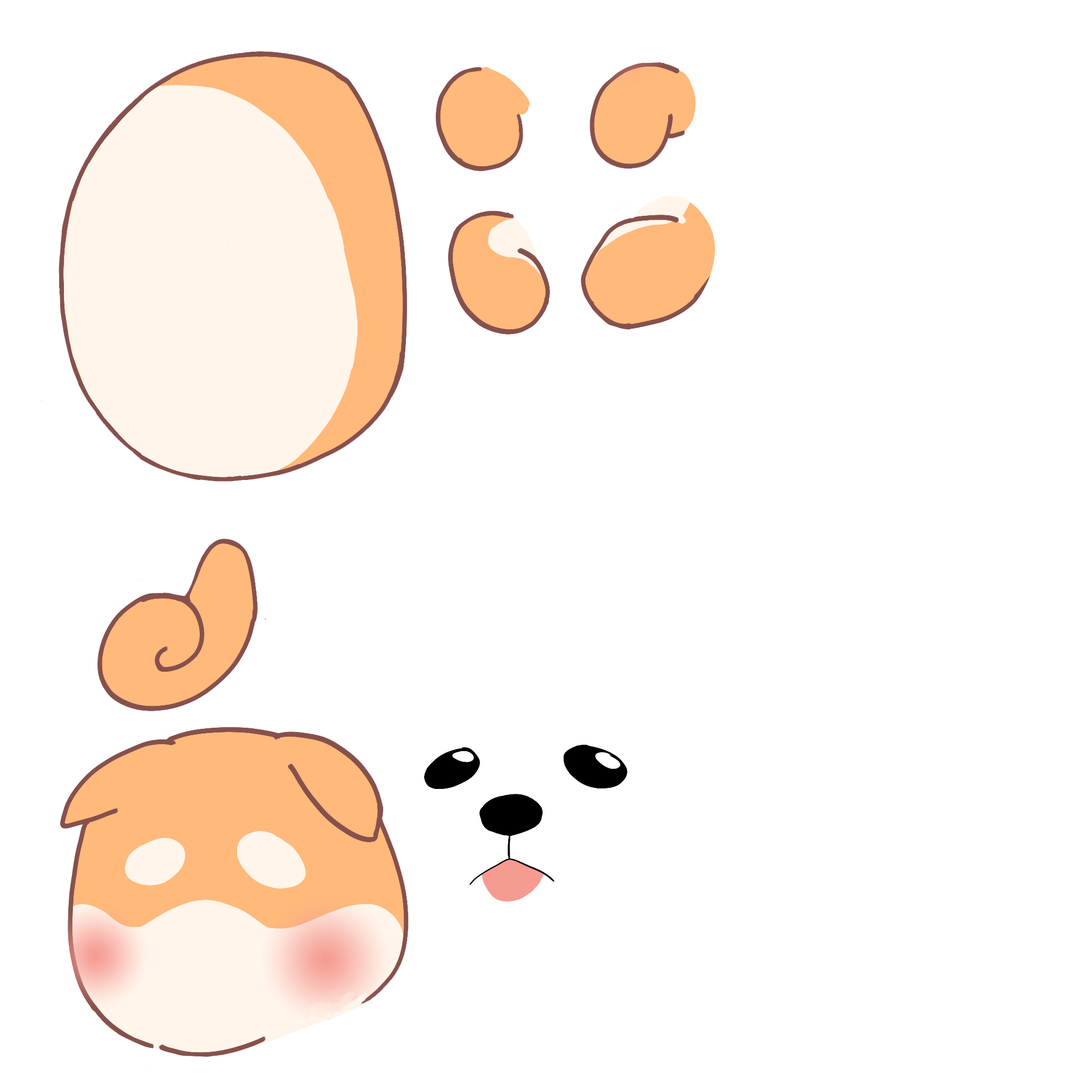
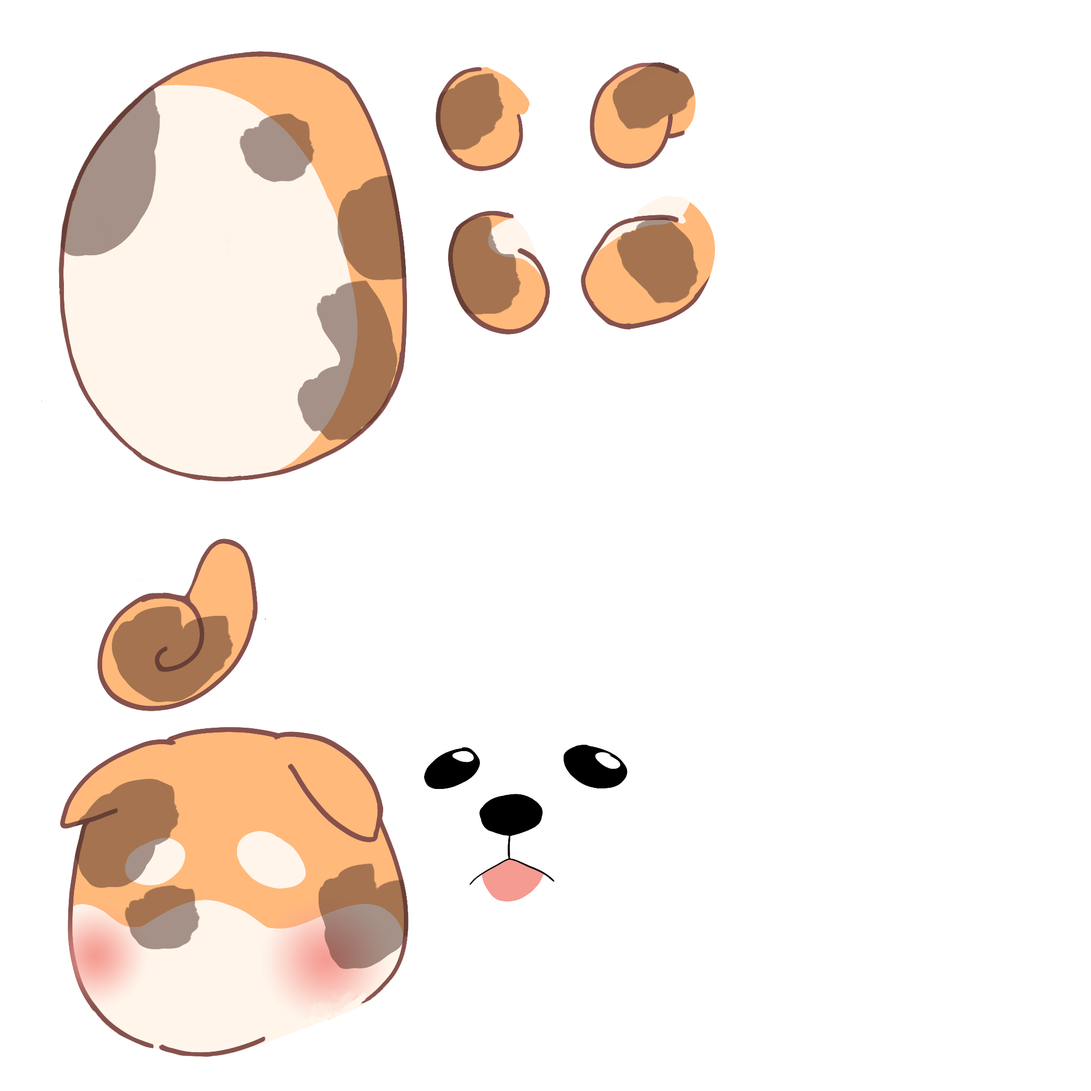
Layer changes from the first (1091, 1091) image to the second:
renamed "head" to "Layer 4", opacity 100% → 50%, moved it above "Layer 3", painted on it over (x1=60, y1=61, x2=699, y2=970)
removed layer "lef rfont right" over (x1=435, y1=73, x2=505, y2=151)
removed layer "leg front left" over (x1=612, y1=61, x2=695, y2=131)
removed layer "leg back right" over (x1=448, y1=216, x2=522, y2=315)
removed layer "leg back left" over (x1=616, y1=216, x2=699, y2=304)
removed layer "tail" over (x1=111, y1=606, x2=234, y2=703)
removed layer "body" (1st of 2) over (x1=60, y1=87, x2=407, y2=442)
painted on "Layer 3" over (x1=60, y1=61, x2=699, y2=970)
